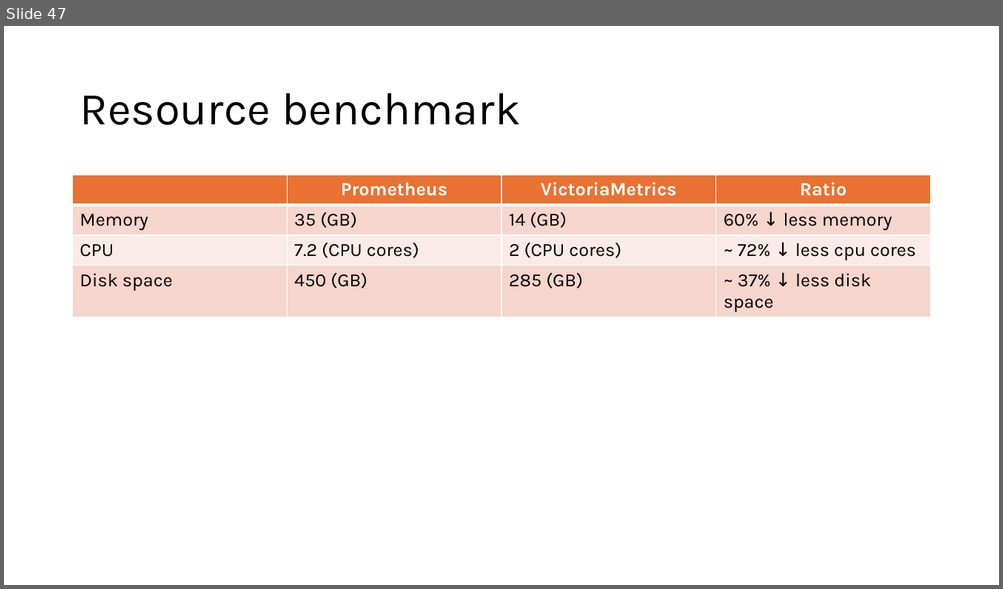
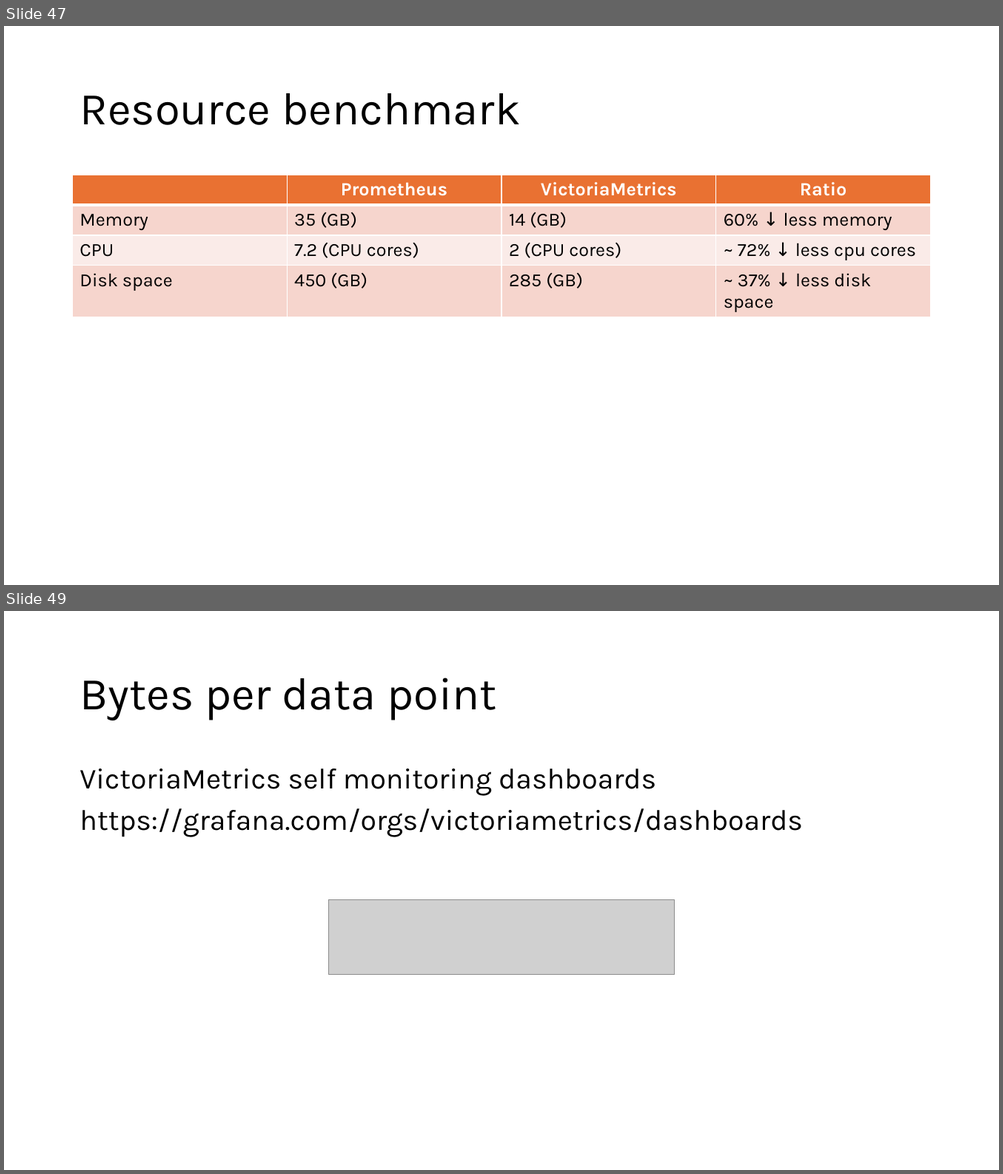
Before and after one commit to DStefanow/victoriametrics-poc, a slide deck: presentation-content/migrating-from-prometheus-to-vm.pptx. Shown one above the other, each under a label of ours: slide 47 before the commit, slides 47 and 49 after it; the slides between them are not shown. The pictures are 1003x589 and 1003x1174 pixels, drawn with LibreOffice and Linux fonts; fonts in the diff are those of the drawing; grey boxes stand for pictures. Boxes give left, top, right and bottom in pixels: in the first picture for what was removed or moved away, otherwise in the second. Text is boxed around its words. In the diff, an @@ line names an element or a change of style, - is before the commit and + after.

```diff
--- a/presentation-content/migrating-from-prometheus-to-vm.pptx
+++ b/presentation-content/migrating-from-prometheus-to-vm.pptx
@@ slide 49 added at [4, 611, 999, 1170], background #FFFFFF @@
@@ title added at [79, 678, 496, 721], 44 pt, text #000000 @@
+Bytes per data point
@@ text added at [79, 769, 802, 837], 28 pt, text #000000 @@
+VictoriaMetrics self monitoring dashboards
+https://grafana.com/orgs/victoriametrics/dashboards
@@ picture added at [329, 900, 673, 975] @@
```
Also in this commit, not shown: 4 other slides added.
